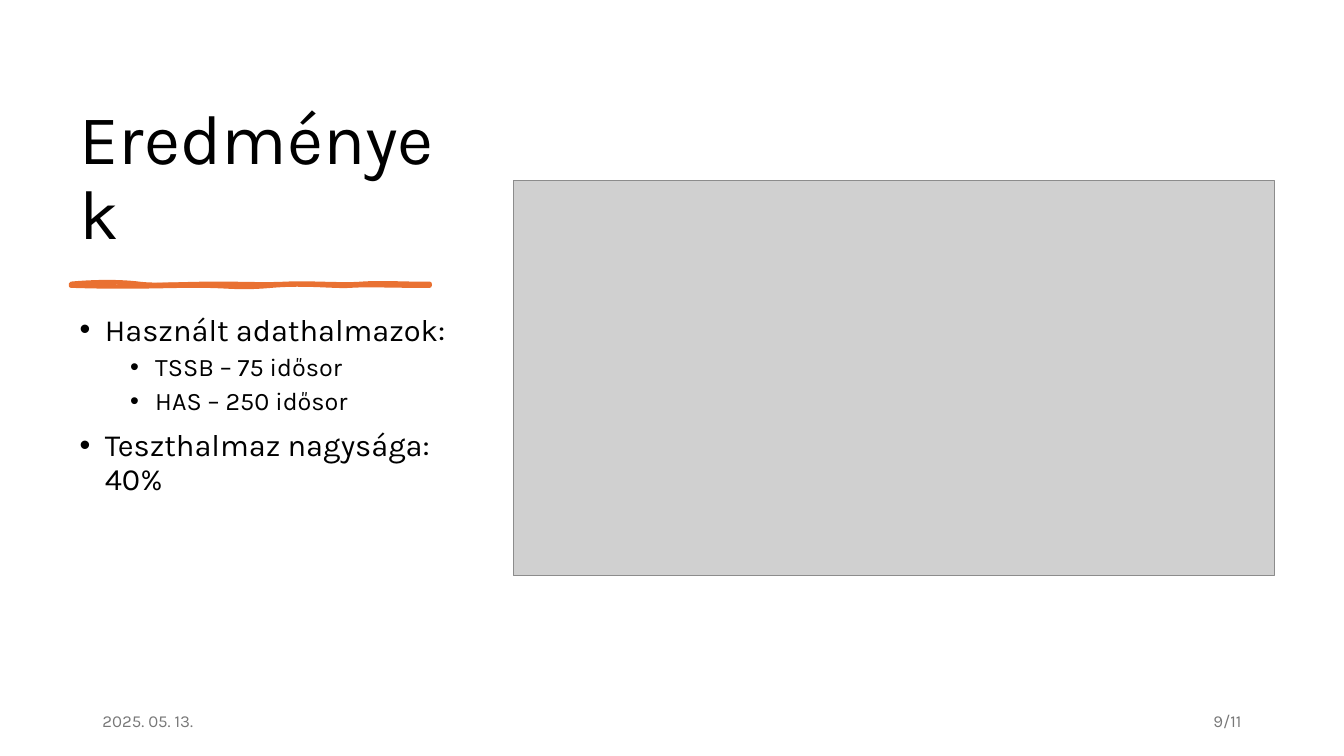
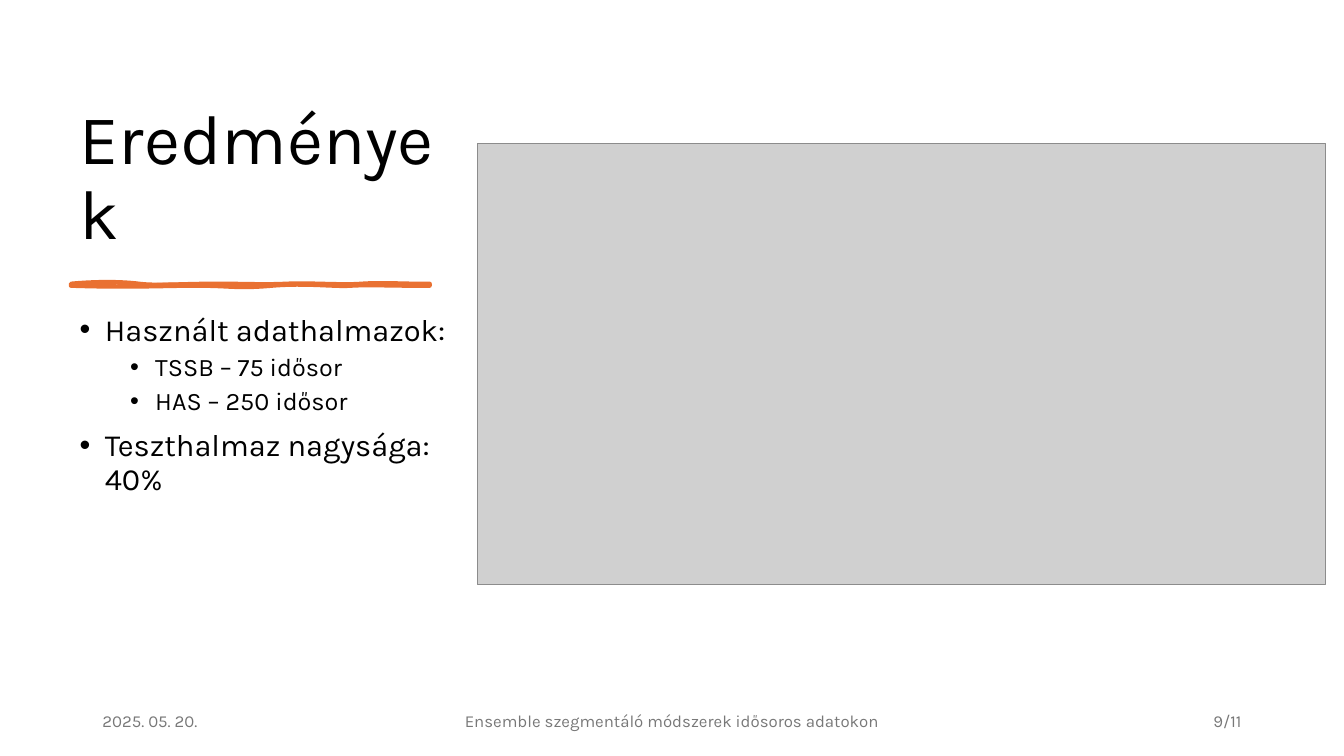
Before and after one commit to czotterbenedek/time-series-ensemble-segmentation, a slide deck: slide 9 of bemutato.pptx. Drawn at 1344x756 pixels with LibreOffice and Linux fonts; fonts in the diff are those of the drawing; grey boxes stand for pictures. Boxes give left, top, right and bottom in pixels: in the first picture for what was removed or moved away, otherwise in the second. Text is boxed around its words. In the diff, an @@ line names an element or a change of style, - is before the commit and + after.

```diff
--- a/bemutato.pptx
+++ b/bemutato.pptx
@@ picture resized from (x1=513, y1=180, x2=1274, y2=577) to (x1=477, y1=143, x2=1326, y2=585) @@
@@ text at (x1=102, y1=716, x2=198, y2=727): text changed @@
-2025. 05. 13.
+2025. 05. 20.
@@ text added at (x1=465, y1=714, x2=879, y2=731), 12 pt, text #797979 @@
+Ensemble szegmentáló módszerek idősoros adatokon
```
Also in this commit, not shown: 10 other slides changed, 1 other file.
